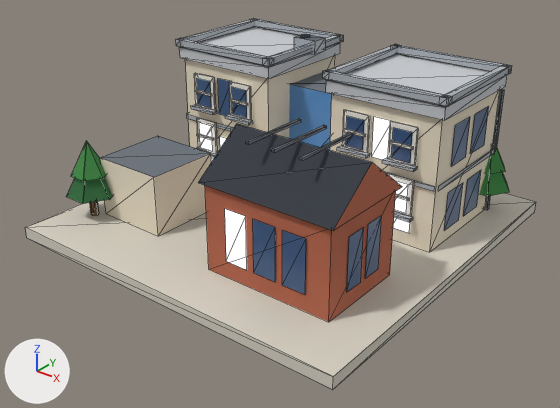
Renders of the glTF model public/models/29.glb from each side of a commit.
Both versions are drawn from a 50 mm camera at (1.128, -1.449, 0.949) aimed at (0.02, -0.064, 0.09). Lighting does not change. The marker at lower left points along +X, +Y and +Z. The picture after the commit comes second. Mesh edges are drawn as thin lines. Vertices at exactly the same position are counted once.

The scene before the commit, as lines of its bpy script (objects in view):
```python
ob_b29 = bpy.data.objects.new('b29', me_b29)
ob_b29.location = (0.0, 0.0, 0.0)
```
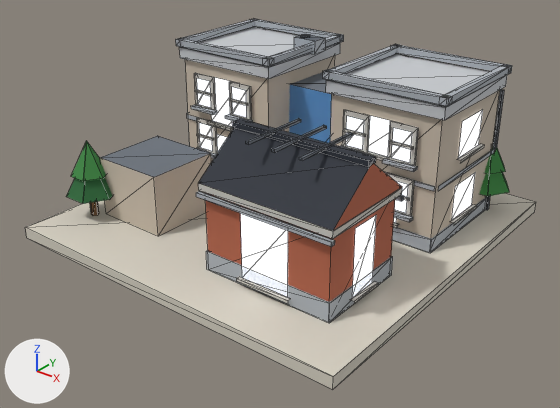
Boxes (x1, y1, x2, y2) around the edits, measured in the pictures (560 x 408 px):
'b29', surface changed, reshaped
    both: (25, 19, 536, 389)
part 1 of me_b29, added
    after: (232, 119, 376, 167)
part 2 of me_b29, added
    after: (198, 183, 402, 239)
part 3 of me_b29, added
    after: (196, 191, 335, 247)
part 4 of me_b29, added
    after: (392, 197, 487, 253)
part 5 of me_b29, added
    after: (206, 250, 393, 323)
part 6 of me_b29, rebuilt
    before: (372, 117, 390, 160)
    after: (368, 116, 390, 157)
part 7 of me_b29, rebuilt
    before: (218, 78, 230, 116)
    after: (211, 78, 233, 127)
part 8 of me_b29, rebuilt (mostly hidden)
    before: (220, 137, 226, 148)
    after: (213, 134, 228, 159)
part 9 of me_b29, rebuilt (30% wider)
    before: (451, 117, 470, 166)
    after: (458, 110, 483, 158)
part 10 of me_b29, rebuilt (113% wider, 33% taller)
    before: (253, 219, 275, 282)
    after: (240, 213, 288, 297)
part 11 of me_b29, rebuilt (39% wider, 26% taller)
    before: (347, 227, 364, 292)
    after: (352, 215, 376, 297)
part 12 of me_b29, deleted
    before: (211, 106, 489, 294)
part 13 of me_b29, added
    after: (236, 144, 484, 304)
part 14 of me_b29, added (mostly hidden)
    after: (207, 120, 234, 131)
part 15 of me_b29, recoloured
    both: (197, 78, 412, 163)

Edits to the bpy script that builds the scene:
```text
Change mat_wall_cream:
    where n2 = _N.new('ShaderNodeMix'); n2.name = 'Mix'
    n2.inputs[7].default_value: (0.823, 0.738, 0.578, 1.0) -> (0.604, 0.521, 0.423, 1.0)  # 'B', pale yellow #eadfc8 -> 'B', light grey #ccbfae
Change mat_glow_window:
    where n0 = _N.new('ShaderNodeBsdfPrincipled'); n0.name = 'Principled BSDF'
    n0.inputs[2].default_value: 0.2 -> 0.1  # 'Roughness'
Change mat_white:
    where n2 = _N.new('ShaderNodeMix'); n2.name = 'Mix'
    n2.inputs[7].default_value: (0.88, 0.855, 0.791, 1.0) -> (0.617, 0.597, 0.552, 1.0)  # 'B', white #f1eee6 -> 'B', light grey #cecbc4
Add mat_glow_window_res:
    mat_glow_window_res = bpy.data.materials.new('glow_window_res')
    # nodes: BsdfPrincipled, Mix, OutputMaterial, VertexColor
    # colours: blue #3d5a82, mixed with the vertex colours
Change me_b29:
    remove me_b29.from_pydata(...)  # 805 vertices, 832 faces; spans x -0.48..0.48, y -0.48..0.48, z 0.0..0.439
    add me_b29.from_pydata(...)  # 851 vertices, 912 faces; spans x -0.48..0.48, y -0.48..0.48, z 0.0..0.439
    me_b29 part 1: the loose piece of 8 vertices spanning x 0.196..0.204, y -0.31..-0.13, z 0.355..0.361 is copied, and the copy is scaled about its middle by (45, 0.15, 2.13), then moved by (0.0, 0.0, -0.006), in mat_roof_dark; it spans x 0.02..0.38, y -0.234..-0.206, z 0.345..0.358
    me_b29 part 2: the loose piece of 8 vertices spanning x 0.03..0.37, y -0.34..-0.1, z 0.03..0.25 is copied, and the copy is scaled about its middle by (1.06, 1.08, 0.075), then moved by (0.0, 0.0, 0.101), in mat_white; it spans x 0.02..0.38, y -0.35..-0.09, z 0.233..0.249
    me_b29 part 3: the loose piece of 8 vertices spanning x 0.139..0.201, y 0.032..0.038, z 0.156..0.162 is copied, and the copy is scaled about its middle by (5.88, 1.75, 1.63), then moved by (0.03, -0.386, 0.064), in mat_slab; it spans x 0.018..0.382, y -0.356..-0.346, z 0.218..0.228
    me_b29 part 4: the loose piece of 8 vertices spanning x 0.09..0.39, y 0.05..0.35, z 0.03..0.37 is copied, and the copy is scaled about its middle by (1.02, 1.02, 0.11), then moved by (0.0, 0.0, -0.151), in mat_slab; it spans x 0.087..0.393, y 0.047..0.353, z 0.03..0.067
    me_b29 part 5: the loose piece of 8 vertices spanning x 0.03..0.37, y -0.34..-0.1, z 0.03..0.25 is copied, and the copy is scaled about its middle by (1.02, 1.02, 0.22), then moved by (0.0, 0.0, -0.086), in mat_slab; it spans x 0.027..0.373, y -0.343..-0.097, z 0.03..0.078
    me_b29 part 6: the loose piece of 4 vertices spanning x 0.215..0.265, y 0.047, z 0.234..0.336 is rebuilt with 4 vertices and now spans x 0.185..0.294, y 0.047, z 0.244..0.336, in mat_glow_window_res
    me_b29 part 7: the loose piece of 4 vertices spanning x -0.285..-0.235, y 0.047, z 0.234..0.336 is rebuilt with 4 vertices and now spans x -0.315..-0.206, y 0.047, z 0.207..0.336, in mat_glow_window_res
    me_b29 part 8: the loose piece of 4 vertices spanning x -0.285..-0.235, y 0.047, z 0.064..0.166 is rebuilt with 4 vertices and now spans x -0.315..-0.206, y 0.047, z 0.079..0.171, in mat_glow_window_res
    me_b29 part 9: the loose piece of 4 vertices spanning x 0.393, y 0.112..0.188, z 0.234..0.336 is rebuilt with 4 vertices and now spans x 0.393, y 0.146..0.255, z 0.244..0.336, in mat_glow_window_res
    me_b29 part 10: the loose piece of 4 vertices spanning x 0.17..0.23, y -0.343, z 0.074..0.206 is rebuilt with 4 vertices and now spans x 0.135..0.264, y -0.343, z 0.049..0.216, in mat_glow_window_res
    me_b29 part 11: the loose piece of 4 vertices spanning x 0.373, y -0.282..-0.228, z 0.074..0.206 is rebuilt with 4 vertices and now spans x 0.373, y -0.259..-0.181, z 0.049..0.216, in mat_glow_window_res
    me_b29 part 12: 28 loose pieces with 112 vertices, spanning x -0.413..0.393, y -0.343..0.353, z 0.064..0.336, are deleted
    me_b29 part 13: 58 vertices added at x 0.127..0.403, y -0.354..0.363, z 0.041..0.244
    me_b29 part 14: 44 vertices added at x -0.424..-0.197, y 0.036..0.363, z 0.072..0.336
    me_b29 part 15: 8 faces spanning x -0.355..0.325, y 0.037, z 0.25..0.325 switch from mat_glass_dark to mat_glow_window
    other edits to the shape of me_b29 do not show in these pictures
    add me_b29.materials.append(mat_glow_window_res)
```
